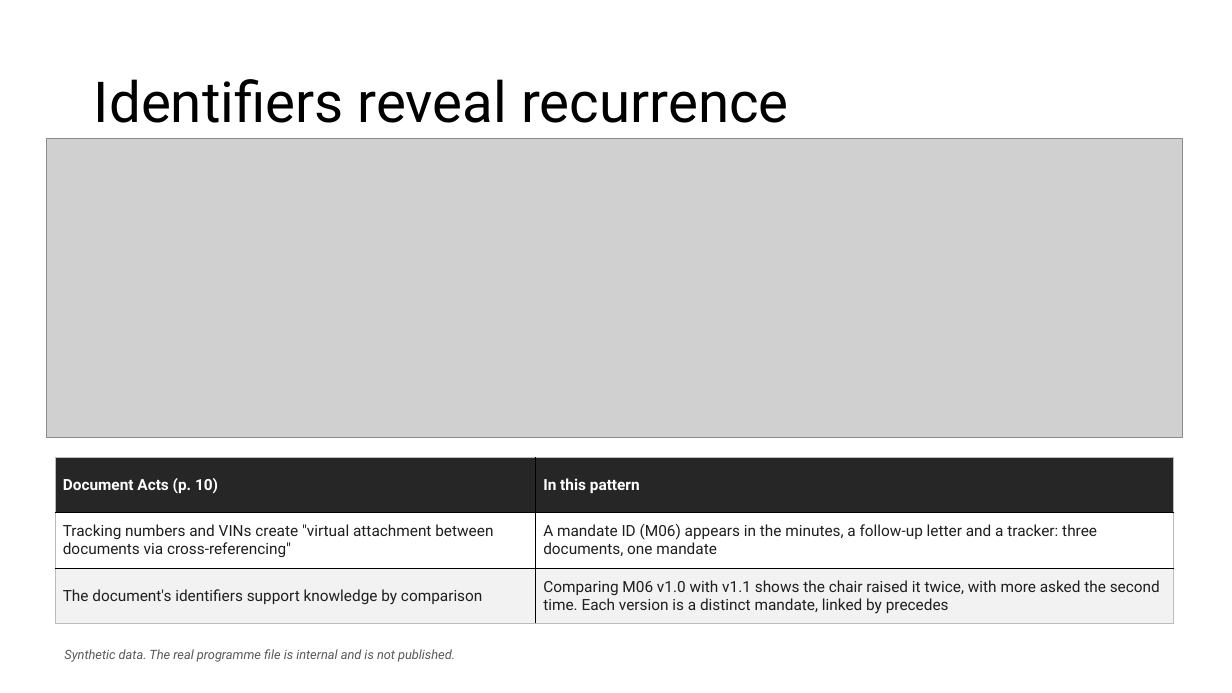
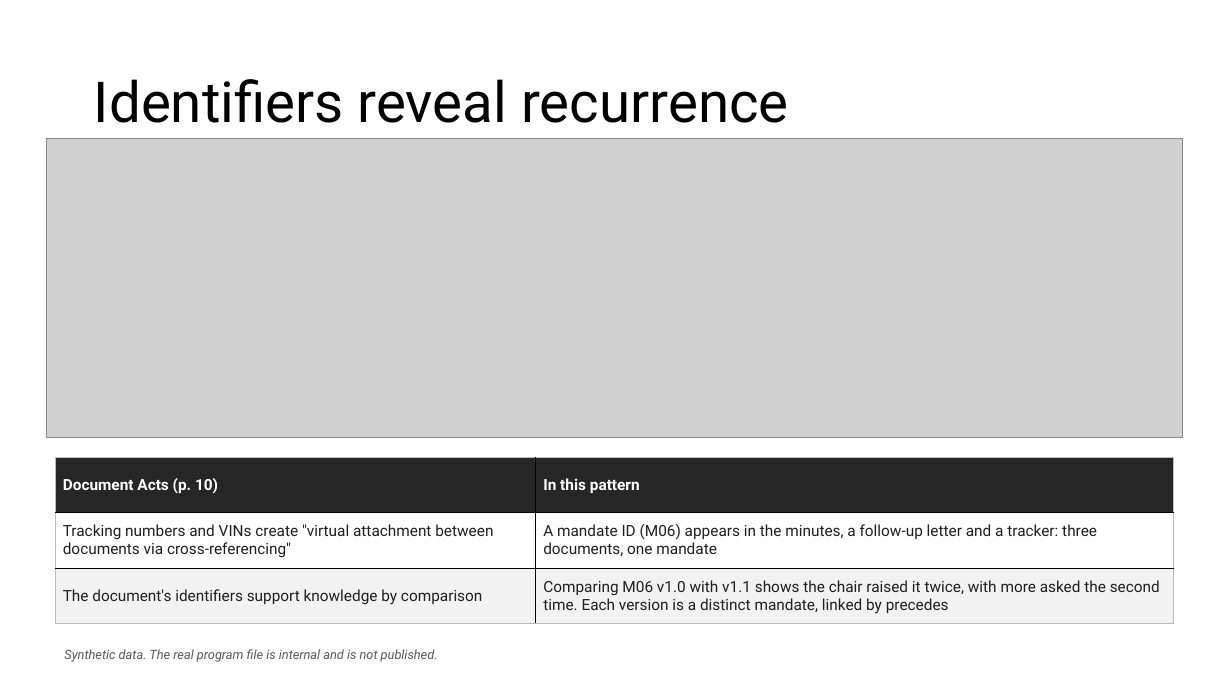
Before and after one commit to luay9/Ontology-and-Intel-Analysis, a slide deck: slide 13 of student-work/luay9/presentation-1/Assidmi_Luay_Design_Pattern_Final_Project_1_slides_v2.pptx. Drawn at 1232x693 pixels with LibreOffice and Linux fonts; fonts in the diff are those of the drawing; grey boxes stand for pictures. Boxes give left, top, right and bottom in pixels: in the first picture for what was removed or moved away, otherwise in the second. Text is boxed around its words. In the diff, an @@ line names an element or a change of style, - is before the commit and + after.

```diff
--- a/student-work/luay9/presentation-1/Assidmi_Luay_Design_Pattern_Final_Project_1_slides_v2.pptx
+++ b/student-work/luay9/presentation-1/Assidmi_Luay_Design_Pattern_Final_Project_1_slides_v2.pptx
@@ text at [64,649,438,662]: text changed @@
-Synthetic data. The real programme file is internal and is not published.
+Synthetic data. The real program file is internal and is not published.
```
Also in this commit, not shown: 7 other files.
